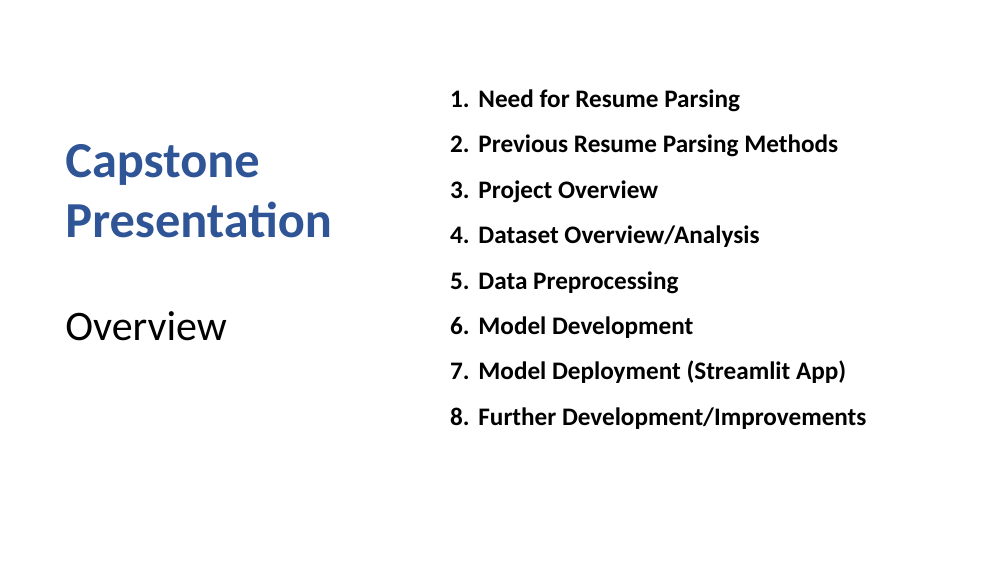
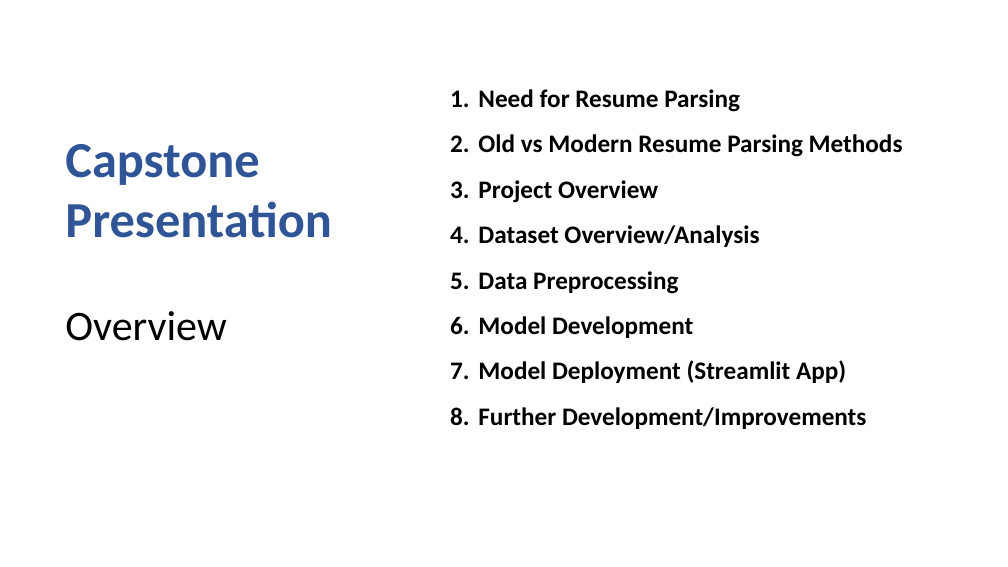
Before and after one commit to mk7890/Resume-Parsing-System, a slide deck: slide 2 of Resume Parsing.pptx. Drawn at 1008x567 pixels with LibreOffice and Linux fonts; fonts in the diff are those of the drawing; background and template pictures are left out. Boxes give left, top, right and bottom in pixels: in the first picture for what was removed or moved away, otherwise in the second. Text is boxed around its words. In the diff, an @@ line names an element or a change of style, - is before the commit and + after.

```diff
--- a/Resume Parsing.pptx
+++ b/Resume Parsing.pptx
@@ text at box(478, 134, 903, 157): text changed @@
-2. Previous Resume Parsing Methods
+2. Old vs Modern Resume Parsing Methods
```
Also in this commit, not shown: 5 other slides changed, 1 slide added.
